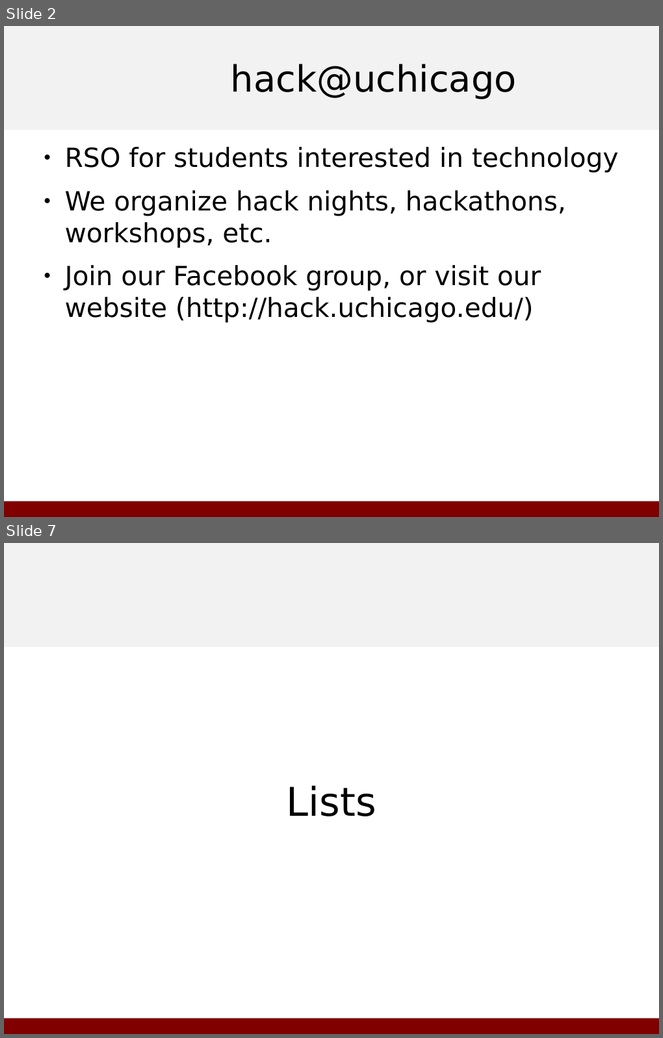
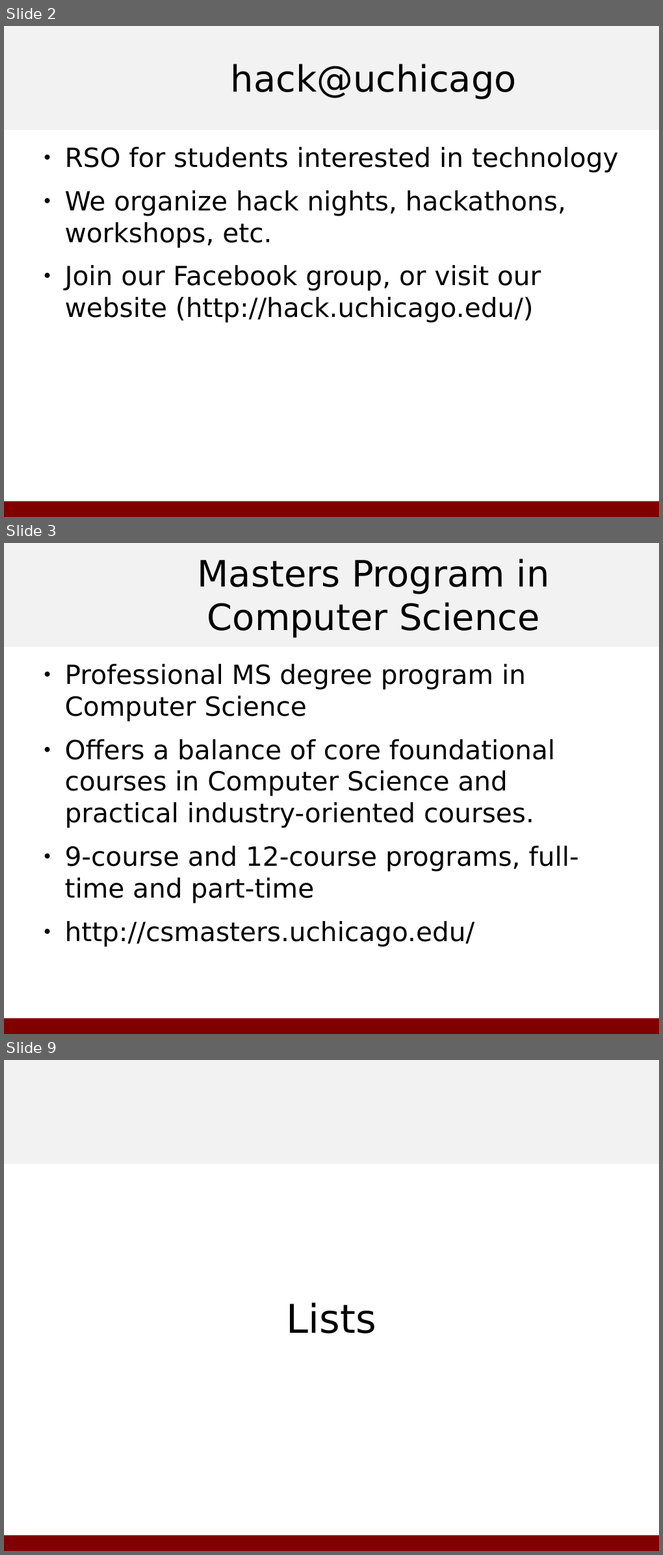
Before and after one commit to hack-at-uchicago/python-workshop, a slide deck: doc/slides.odp. Shown one above the other, each under a label of ours: slides 2 and 7 before the commit, slides 2, 3 and 9 after it; the slides between them are not shown. The pictures are 663x1038 and 663x1555 pixels, drawn with LibreOffice and Linux fonts; fonts in the diff are those of the drawing; background and template pictures are left out. Boxes give left, top, right and bottom in pixels: in the first picture for what was removed or moved away, otherwise in the second. Text is boxed around its words. In the diff, an @@ line names an element or a change of style, - is before the commit and + after.

```diff
--- a/doc/slides.odp
+++ b/doc/slides.odp
@@ slide 3 added at <box>4,543,659,1034</box>, background #FFFFFF; not listed: 2 template elements that a slide beside it also shows @@
@@ title added at <box>198,559,550,638</box>, 44 pt, text #000000 @@
+Masters Program in Computer Science
@@ text added at <box>65,664,579,947</box>, 32 pt, text #000000 @@
+● Professional MS degree program in Computer Science
+● Offers a balance of core foundational courses in Computer Science and practical industry-oriented courses.
+● 9-course and 12-course programs, full-time and part-time
+● http://csmasters.uchicago.edu/
@@ what was slide 7 is now slide 9 @@
```
Also in this commit, not shown: 4 slides changed, 3 other slides added, 1 slide removed, 1 other file.
